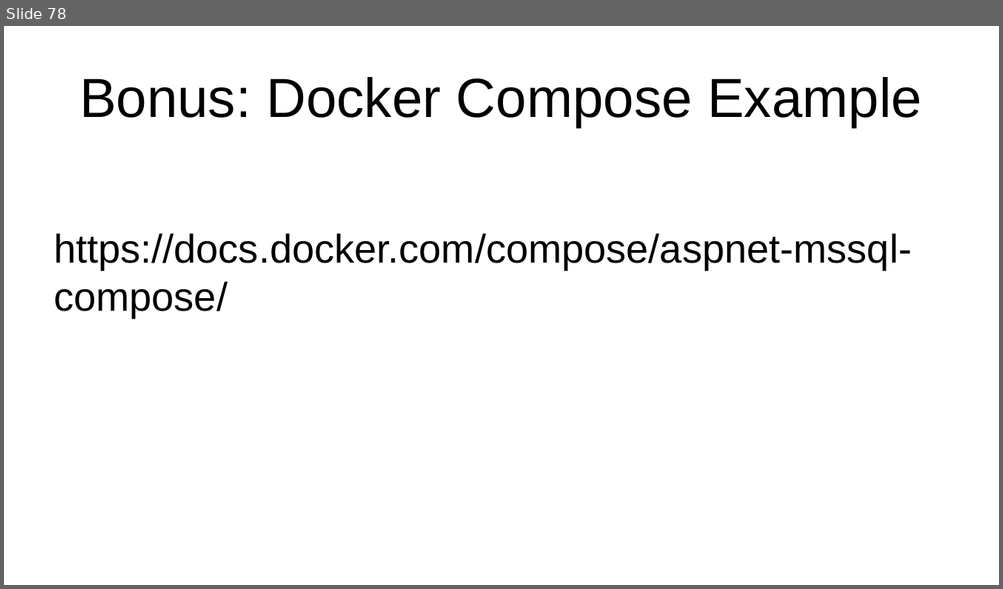
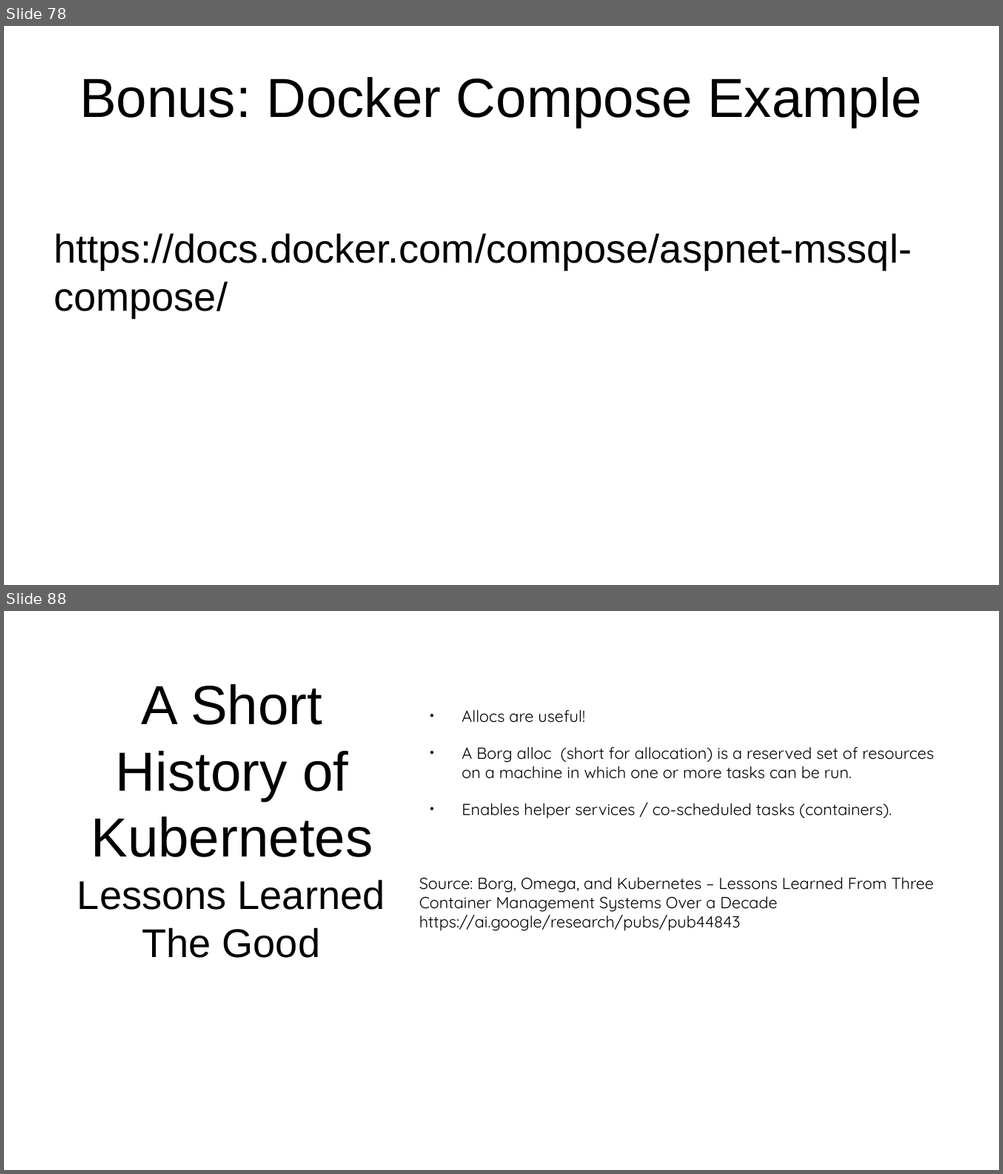
Before and after one commit to JasonvanBrackel/ContainYourEnthusiasm, a slide deck: Contain Your Enthusiasm 2018.2.odp. Shown one above the other, each under a label of ours: slide 78 before the commit, slides 78 and 88 after it; the slides between them are not shown. The pictures are 1003x589 and 1003x1174 pixels, drawn with LibreOffice and Linux fonts; fonts in the diff are those of the drawing; background and template pictures are left out. Boxes give left, top, right and bottom in pixels: in the first picture for what was removed or moved away, otherwise in the second. Text is boxed around its words. In the diff, an @@ line names an element or a change of style, - is before the commit and + after.

```diff
--- a/Contain Your Enthusiasm 2018.2.odp
+++ b/Contain Your Enthusiasm 2018.2.odp
@@ slide 88 added at (4,611,999,1170), background #FFFFFF @@
@@ title added at (91,684,373,857), 44 pt, text #000000 @@
+A Short History of Kubernetes
@@ text added at (419,710,933,931), 12.8 pt, text #000000 @@
+● Allocs are useful!
+● A Borg alloc (short for allocation) is a reserved set of resources on a machine in which one or more tasks can be run.
+● Enables helper services / co-scheduled tasks (containers).
+Source: Borg, Omega, and Kubernetes – Lessons Learned From Three Container Management Systems Over a Decade
+https://ai.google/research/pubs/pub44843
@@ text added at (77,880,385,958), 32 pt, text #000000 @@
+Lessons Learned
+The Good
```
Also in this commit, not shown: 40 other slides added, 1 slide removed.
